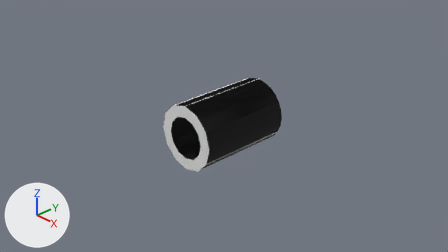
The Blender file Models/SSPX/sspx-tube-125-2-iva.blend, before and after one commit.
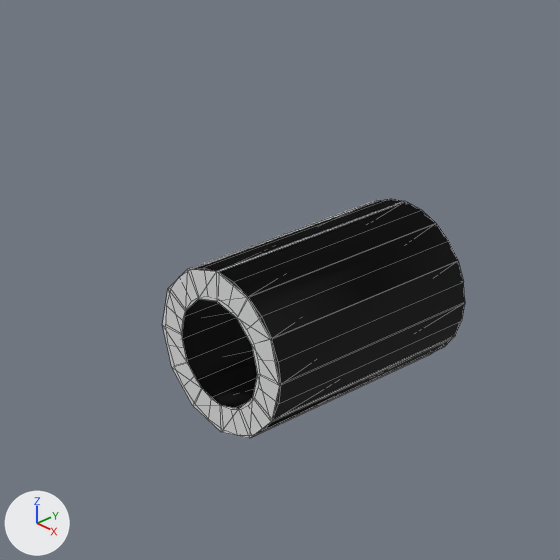
There are two pictures of each version: one from the file's camera 'Camera', one close up on the part from 22% to 71% of the width and 0% to 87% of the height. The lights are fixed; the arrows at lower left show +X, +Y and +Z. The close-ups show mesh edges as thin lines.

The first close-up shows 'shell', 'shellCollider'.
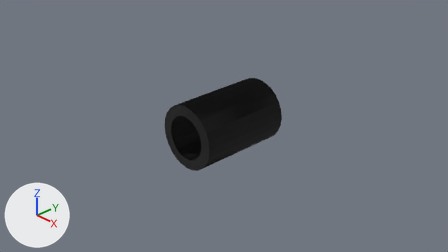
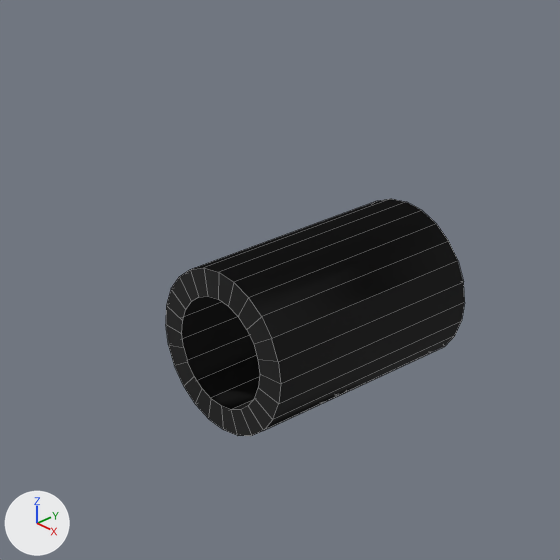
Boxes (x1, y1, x2, y2) around the edits, measured in the close-ups (560 x 560 px):
'shellCollider', hidden: before (163, 200, 465, 438)

What the commit changed:
Object 'shellCollider' (ob_shellcollider) is now hidden.
